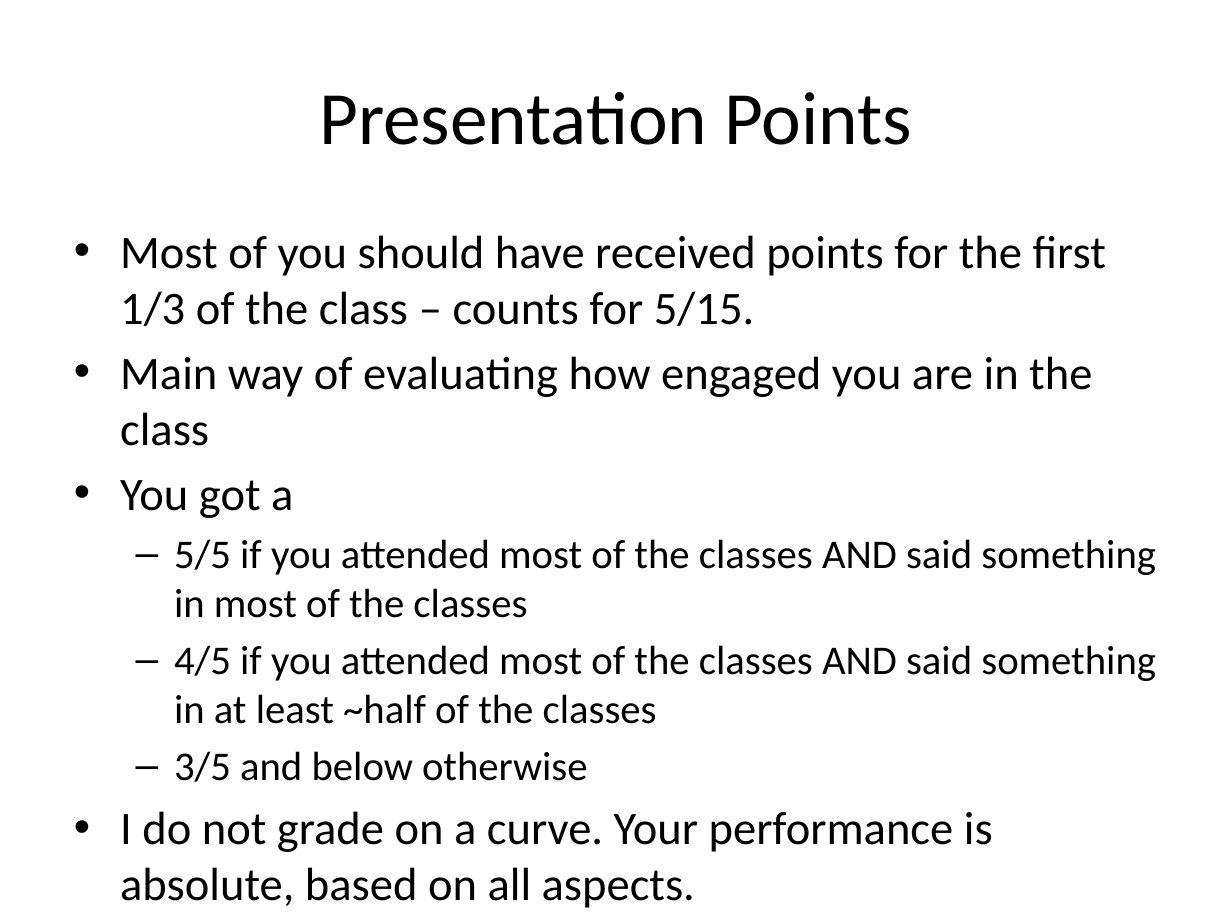
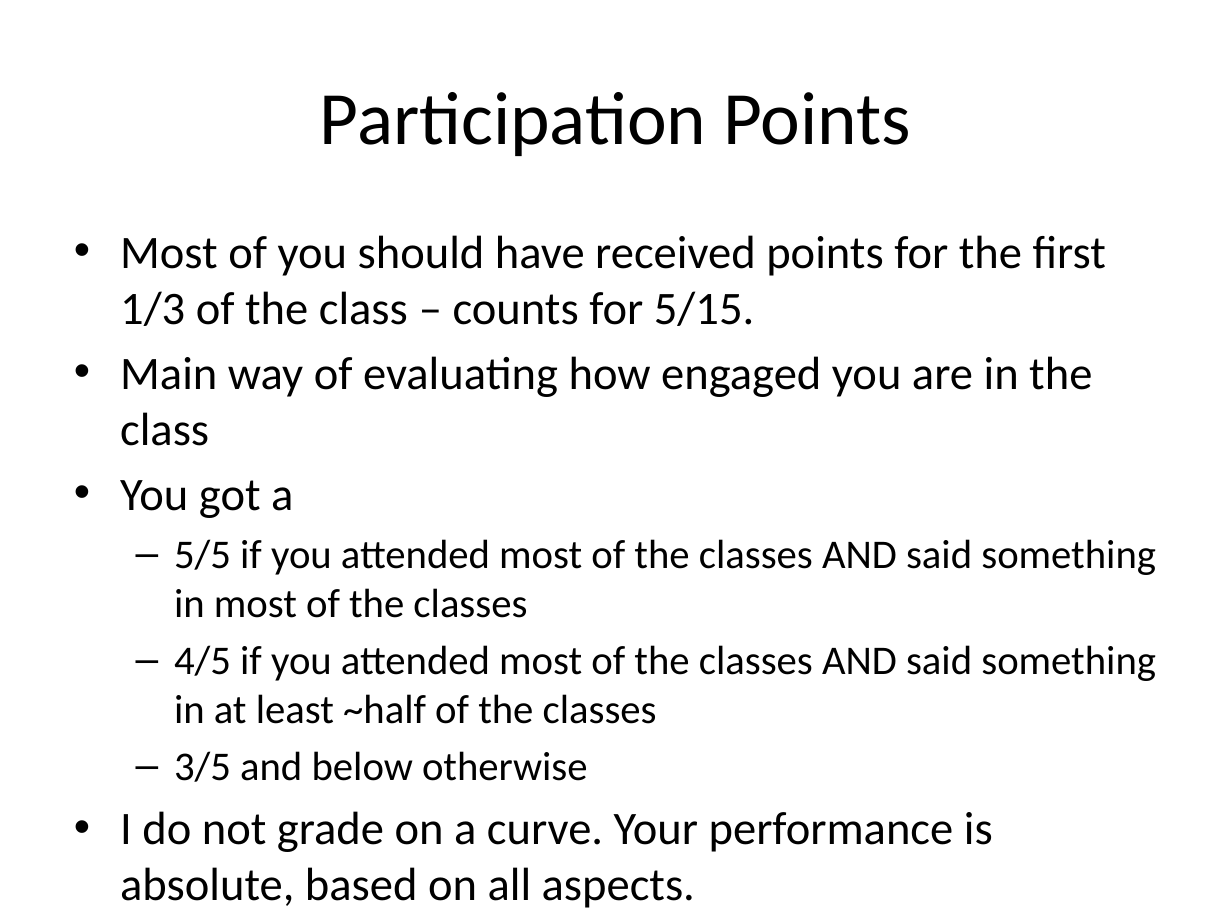
Before and after one commit to aadorian/cs598.github.io, a slide deck: slide 2 of slides/discussion-midterm.pptx. Drawn at 1232x924 pixels with LibreOffice and Linux fonts; fonts in the diff are those of the drawing. Boxes give left, top, right and bottom in pixels: in the first picture for what was removed or moved away, otherwise in the second. Text is boxed around its words. In the diff, an @@ line names an element or a change of style, - is before the commit and + after.

```diff
--- a/slides/discussion-midterm.pptx
+++ b/slides/discussion-midterm.pptx
@@ title at [320, 92, 911, 156]: text changed @@
-Presentation Points
+Participation Points
```
Also in this commit, not shown: 1 slide added.
